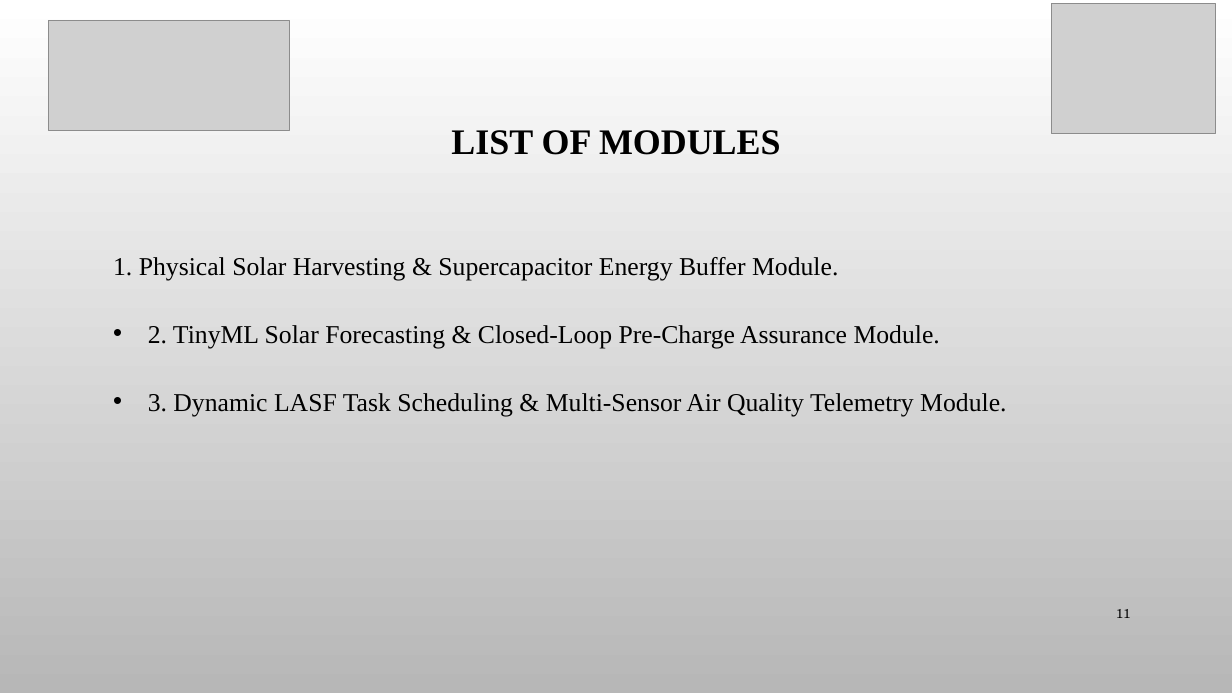
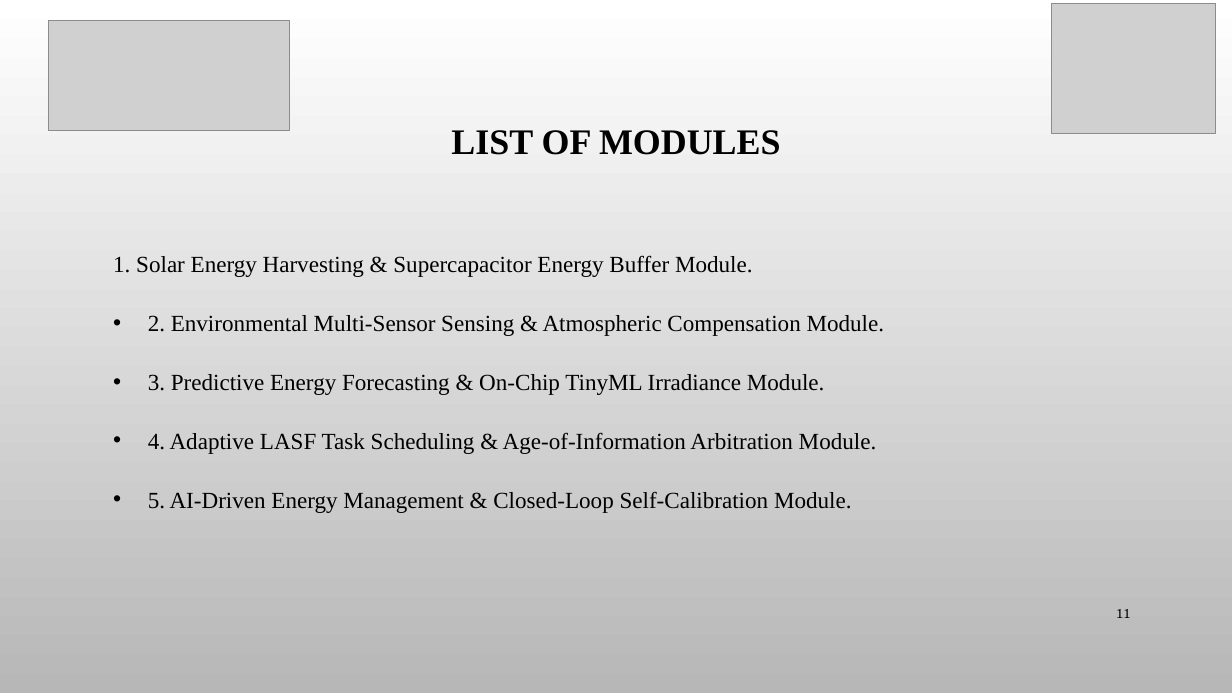
Before and after one commit to sathyaseelan2006/Batteryless-Environmental-Sensor-Simulation, a slide deck: slide 11 of ppt/HelioSense_Final_Project_Presentation.pptx. Drawn at 1232x693 pixels with LibreOffice and Linux fonts; fonts in the diff are those of the drawing; grey boxes stand for pictures; background and template pictures are left out. Boxes give left, top, right and bottom in pixels: in the first picture for what was removed or moved away, otherwise in the second. Text is boxed around its words. In the diff, an @@ line names an element or a change of style, - is before the commit and + after.

Commit message:
feat: add AI-driven energy management and closed-loop self-calibration architecture

```diff
--- a/ppt/HelioSense_Final_Project_Presentation.pptx
+++ b/ppt/HelioSense_Final_Project_Presentation.pptx
@@ text at box(113, 255, 885, 513): text changed; size 20 to 18 pt @@
-1. Physical Solar Harvesting & Supercapacitor Energy Buffer Module.
-• 2. TinyML Solar Forecasting & Closed-Loop Pre-Charge Assurance Module.
-• 3. Dynamic LASF Task Scheduling & Multi-Sensor Air Quality Telemetry Module.
+1. Solar Energy Harvesting & Supercapacitor Energy Buffer Module.
+• 2. Environmental Multi-Sensor Sensing & Atmospheric Compensation Module.
+• 3. Predictive Energy Forecasting & On-Chip TinyML Irradiance Module.
+• 4. Adaptive LASF Task Scheduling & Age-of-Information Arbitration Module.
+• 5. AI-Driven Energy Management & Closed-Loop Self-Calibration Module.
```
Also in this commit, not shown: 2 other slides changed, 11 other files.
